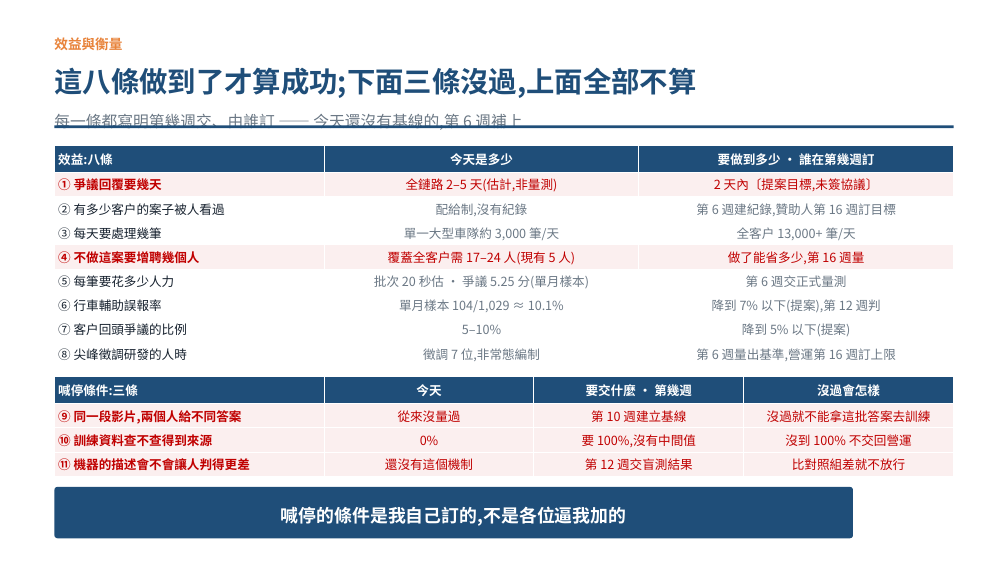
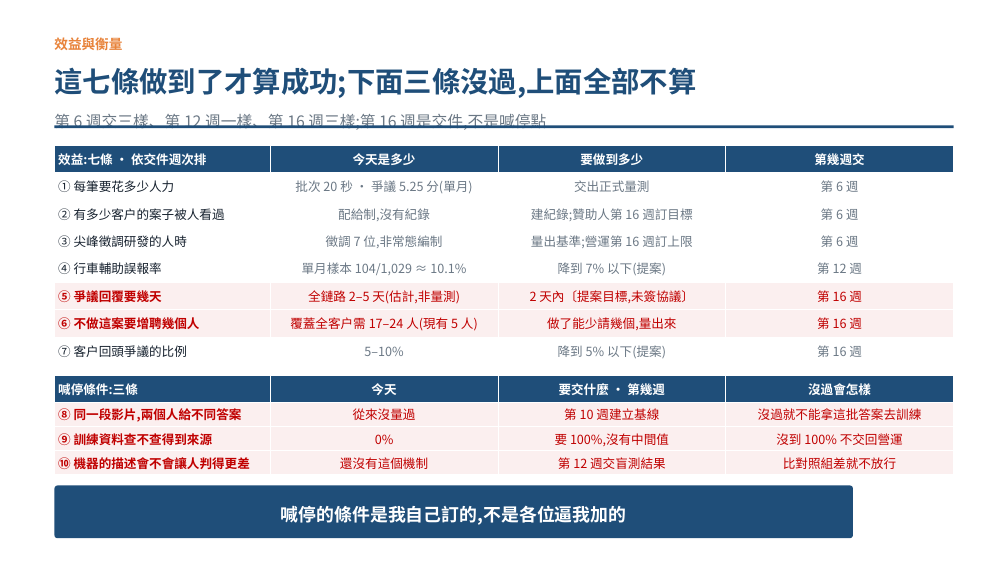
Before and after one commit to pokai-huang0828/UTS_workspace, a slide deck: slide 9 of Artificial Intelligence for Enterprises/Assessment3/Huang_26254793_421104_Assessment 3.pptx. Drawn at 1008x567 pixels with LibreOffice and Linux fonts; fonts in the diff are those of the drawing. Boxes give left, top, right and bottom in pixels: in the first picture for what was removed or moved away, otherwise in the second. Text is boxed around its words. In the diff, an @@ line names an element or a change of style, - is before the commit and + after.

```diff
--- a/Artificial Intelligence for Enterprises/Assessment3/Huang_26254793_421104_Assessment 3.pptx
+++ b/Artificial Intelligence for Enterprises/Assessment3/Huang_26254793_421104_Assessment 3.pptx
@@ text at (x1=54, y1=67, x2=696, y2=98): text changed @@
-這八條做到了才算成功;下面三條沒過,上面全部不算
+這七條做到了才算成功;下面三條沒過,上面全部不算
@@ text at (x1=54, y1=114, x2=546, y2=130): text changed @@
-每一條都寫明第幾週交、由誰訂 —— 今天還沒有基線的,第 6 週補上
+第 6 週交三樣、第 12 週一樣、第 16 週三樣;第 16 週是交件,不是喊停點
@@ table at (x1=54, y1=145, x2=953, y2=364) @@
-效益:八條 | 今天是多少 | 要做到多少 · 誰在第幾週訂
-① 爭議回覆要幾天 | 全鏈路 2–5 天(估計,非量測) | 2 天內〔提案目標,未簽協議〕
-② 有多少客戶的案子被人看過 | 配給制,沒有紀錄 | 第 6 週建紀錄,贊助人第 16 週訂目標
-③ 每天要處理幾筆 | 單一大型車隊約 3,000 筆/天 | 全客戶 13,000+ 筆/天
-④ 不做這案要增聘幾個人 | 覆蓋全客戶需 17–24 人(現有 5 人) | 做了能省多少,第 16 週量
-⑤ 每筆要花多少人力 | 批次 20 秒估 · 爭議 5.25 分(單月樣本) | 第 6 週交正式量測
-⑥ 行車輔助誤報率 | 單月樣本 104/1,029 ≈ 10.1% | 降到 7% 以下(提案),第 12 週判
-⑦ 客戶回頭爭議的比例 | 5–10% | 降到 5% 以下(提案)
-⑧ 尖峰徵調研發的人時 | 徵調 7 位,非常態編制 | 第 6 週量出基準,營運第 16 週訂上限
+效益:七條 · 依交件週次排 | 今天是多少 | 要做到多少 | 第幾週交
+① 每筆要花多少人力 | 批次 20 秒 · 爭議 5.25 分(單月) | 交出正式量測 | 第 6 週
+② 有多少客戶的案子被人看過 | 配給制,沒有紀錄 | 建紀錄;贊助人第 16 週訂目標 | 第 6 週
+③ 尖峰徵調研發的人時 | 徵調 7 位,非常態編制 | 量出基準;營運第 16 週訂上限 | 第 6 週
+④ 行車輔助誤報率 | 單月樣本 104/1,029 ≈ 10.1% | 降到 7% 以下(提案) | 第 12 週
+⑤ 爭議回覆要幾天 | 全鏈路 2–5 天(估計,非量測) | 2 天內〔提案目標,未簽協議〕 | 第 16 週
+⑥ 不做這案要增聘幾個人 | 覆蓋全客戶需 17–24 人(現有 5 人) | 做了能少請幾個,量出來 | 第 16 週
+⑦ 客戶回頭爭議的比例 | 5–10% | 降到 5% 以下(提案) | 第 16 週
@@ table at (x1=54, y1=375, x2=953, y2=475) @@
-row 2, column 1: ⑨ 同一段影片,兩個人給不同答案
+row 2, column 1: ⑧ 同一段影片,兩個人給不同答案
-row 3, column 1: ⑩ 訓練資料查不查得到來源
+row 3, column 1: ⑨ 訓練資料查不查得到來源
-row 4, column 1: ⑪ 機器的描述會不會讓人判得更差
+row 4, column 1: ⑩ 機器的描述會不會讓人判得更差
```
Also in this commit, not shown: 4 other files.
